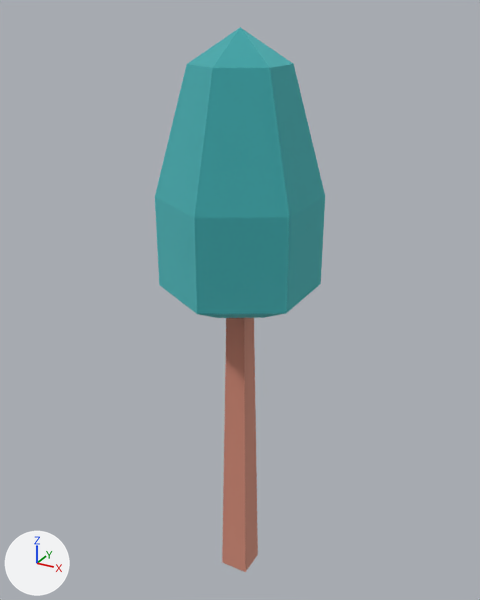
The glTF model public/models/nf2/nature/tree_simple_dark.glb, before and after one commit.
Camera for both pictures: a camera (50 mm lens) standing at (0.754, -1.372, 1.508) and looking at (-0.02, 0.036, 0.804). Lighting does not change. The marker at lower left points along +X, +Y and +Z. The older version comes first. Where no turn or scale is listed for an object, it has been applied to the vertices.

Objects in the first picture: 'tree_simple_dark'.
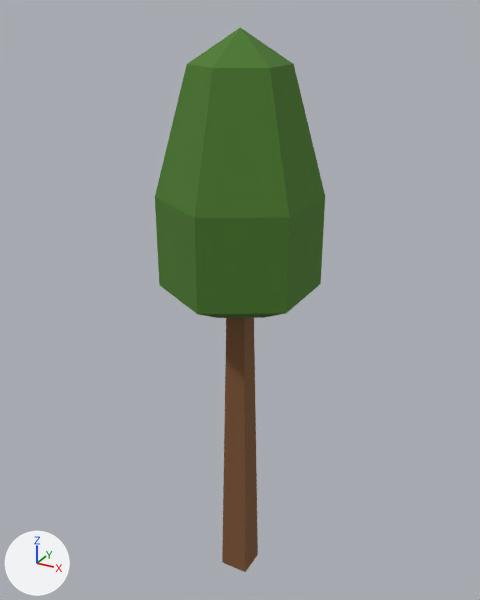
Location of each change, [x1, y1, x2, y2] in pixels of the pictures (480 x 600 px):
'tree_simple_dark', recoloured, surface changed (cyan to dark green)
    both: [155, 27, 325, 572]

What changed in the scene script:
```text
Change mat_leafsdark:
    mat_leafsdark.metallic: 1.0 -> 0.0
    mat_leafsdark.base_color: (0.169, 0.651, 0.667) -> (0.0685, 0.195, 0.0222)  # cyan #72d3d5 -> dark green #4a7a29
Change mat_woodbarkdark:
    mat_woodbarkdark.metallic: 1.0 -> 0.0
    mat_woodbarkdark.base_color: (0.8, 0.463, 0.369) -> (0.205, 0.0887, 0.0319)  # beige #e7b5a4 -> brown #7d5432
Remove ob_tmpparent:
    ob_tmpparent = bpy.data.objects.new('tmpParent', None)
    ob_tmpparent.location = (0.0, 0.0, 0.0)
```
